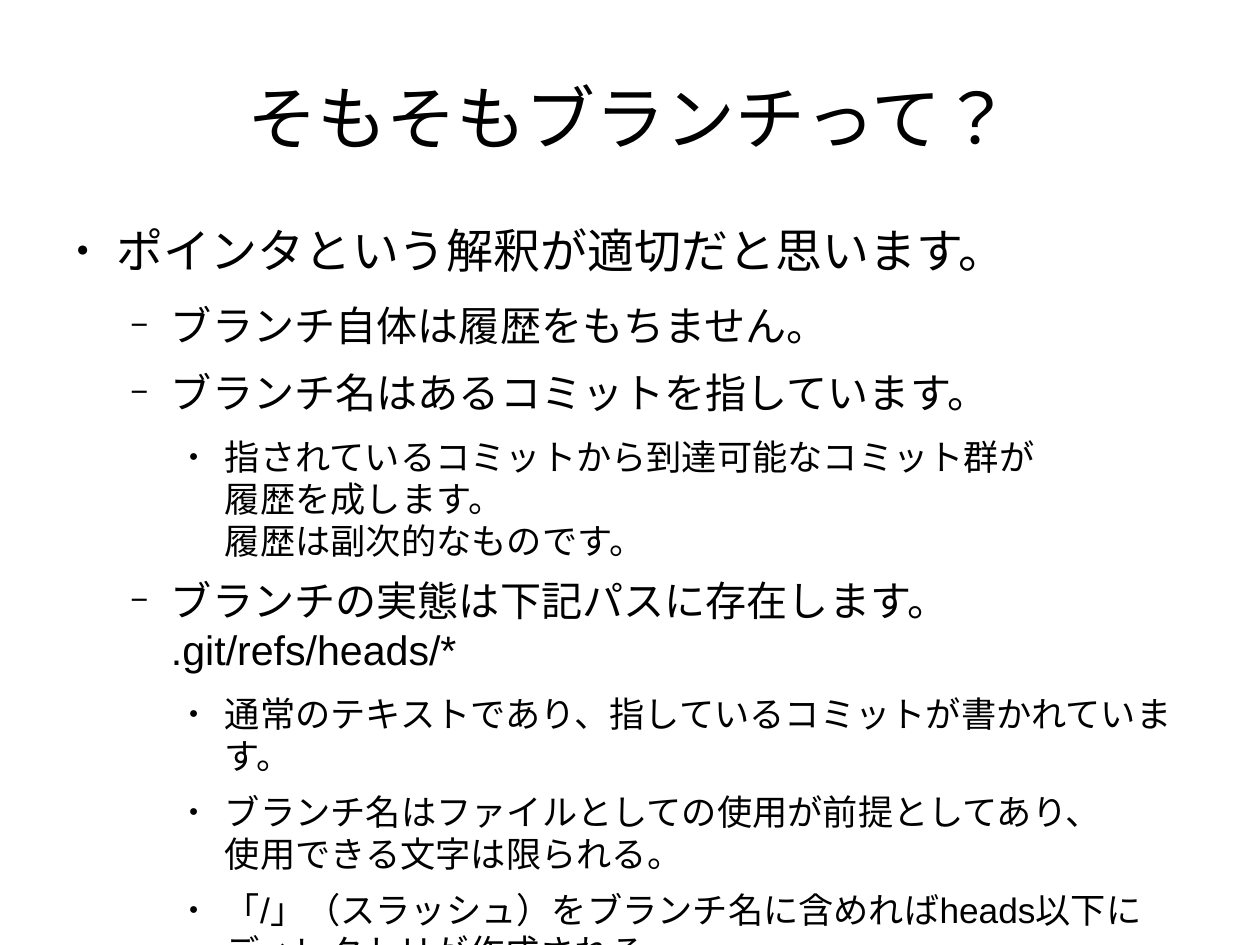
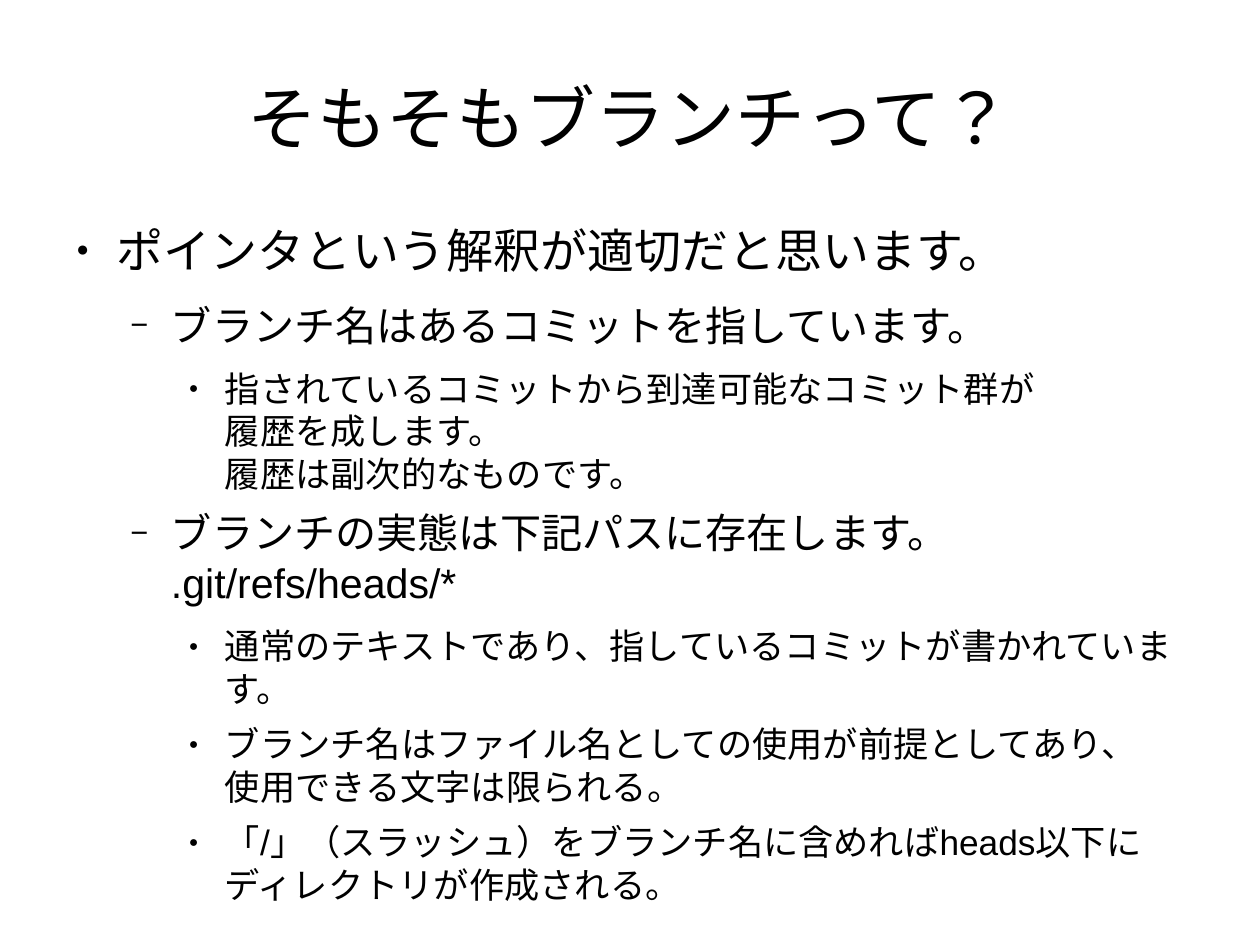
Before and after one commit to pneu/how_to_git, a slide deck: slide 28 of how_to_git.odp. Drawn at 1260x945 pixels with LibreOffice and Linux fonts; fonts in the diff are those of the drawing. Boxes give left, top, right and bottom in pixels: in the first picture for what was removed or moved away, otherwise in the second. Text is boxed around its words. In the diff, an @@ line names an element or a change of style, - is before the commit and + after.

```diff
--- a/how_to_git.odp
+++ b/how_to_git.odp
@@ text at box(171, 306, 828, 345): paragraph removed @@
-  − ブランチ自体は履歴をもちません。
@@ text at box(225, 727, 1136, 803): text changed @@
-    ● ブランチ名はファイルとしての使用が前提としてあり、
-      使用できる文字は限られる。
+    ● ブランチ名はファイル名としての使用が前提としてあり、
+      使用できる文字は限られる。
```
Also in this commit, not shown: 33 other slides changed, 1 other file.
